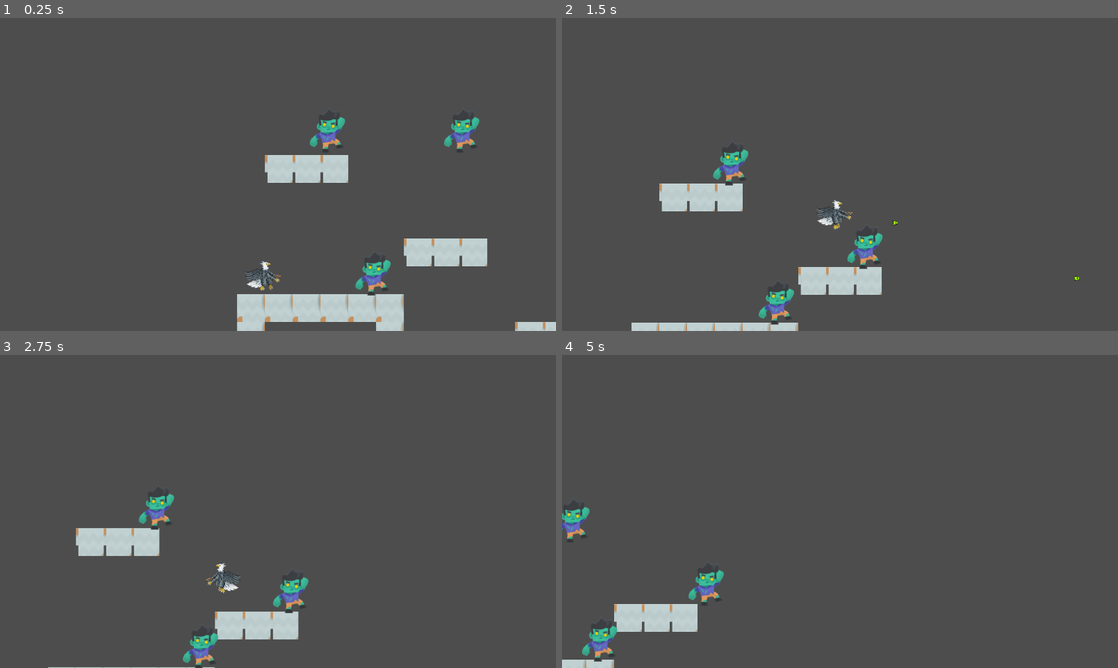
Above: before the commit, frames 1-4 (two rows, left to right).
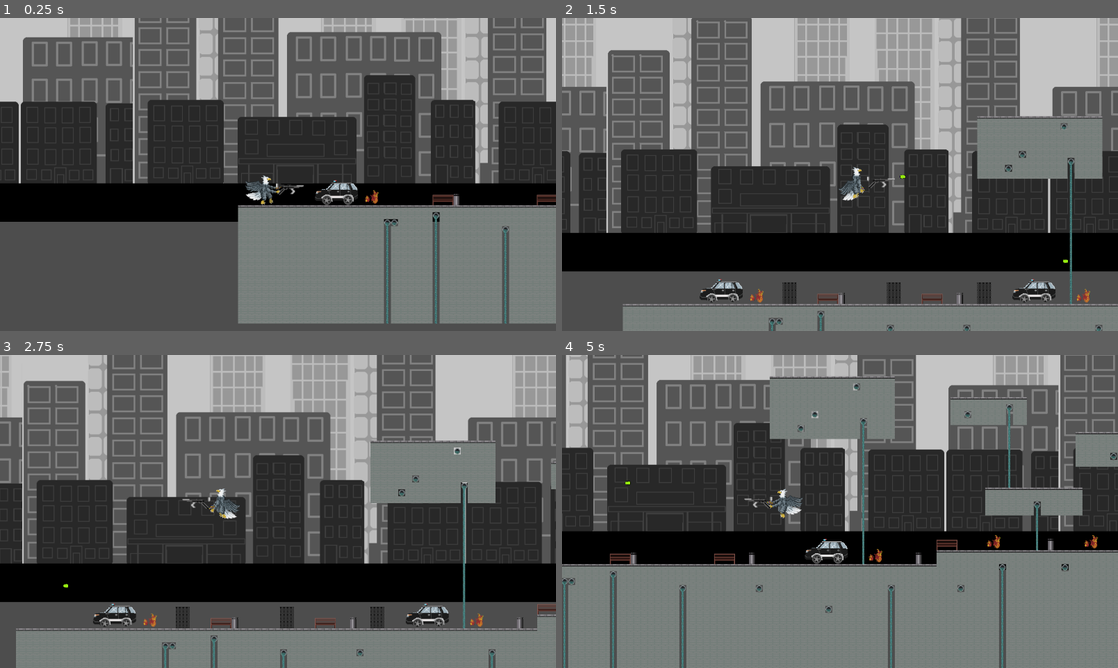
Above: after the commit, the same moments.

Repository: BujarMuharemi/game-jam-10
Game: Godot game, scene res://game_world/levels/level1/level2.tscn
Two runs of this game, one before a commit and one after it. Both use one fixed random seed, a clock stepped at 60 frames per second and the inputs below. Before the commit the project starts from res://game_world/levels/level1/level1.tscn.
Inputs (mouse positions are in pixels of both pictures, inside the frame that each line leads up to):
- Up to frame 1 (0.25 s): no input
- Up to frame 2 (1.5 s): tap Enter at 0.5 s; move the mouse to (962, 158) at 0.52 s; hold D (right) from 0.53 s (still down); tap W (jump) at 0.6, 0.77, 1.07, 1.35 s; click (962, 158) at 0.67 s; move the mouse to (728, 190) at 1.27 s; click (728, 190) at 1.42 s
- Up to frame 3 (2.75 s): tap W (jump) at 1.52, 1.82, 2.1 s; move the mouse to (333, 442) at 2.02 s; release D (right) at 2.03 s; hold Left (left) from 2.03 s (still down); click (333, 442) at 2.17 s
- Up to frame 4 (5 s): move the mouse to (812, 574) at 2.77 s; release Left (left) at 2.78 s; hold D (right) 2.78-4.28 s; tap W (jump) at 2.85, 3.02, 3.32, 3.6, 3.77, 4.07, 4.35, 4.52, 4.82 s; click (812, 574) at 2.92 s; move the mouse to (1006, 558) at 3.52 s; click (1006, 558) at 3.67 s; move the mouse to (673, 464) at 4.27 s; hold Left (left) from 4.28 s (still down); click (673, 464) at 4.42 s

The runs differ from the first frame. In frame 1, 62% of the frame differs, in the area x 0-100%, y 0-100%; in frame 2, 69%; in frame 3, 71%; in frame 4, 81%.

Commit message:
gun can shoot to the left side

Diff:
--- a/game_world/player/player.gd
+++ b/game_world/player/player.gd
@@ -25,7 +25,9 @@
 	# Toggle movement direction animation
 	if direction > 0:
 		player_rig.scale.x = 1  # Rechts
+		$player_rig/Weapon.set_dir(Vector2.RIGHT)
 	elif direction < 0:
+		$player_rig/Weapon.set_dir(Vector2.LEFT)
 		player_rig.scale.x = -1  # Links
 
 	# play animations
--- a/game_world/player/player.tscn
+++ b/game_world/player/player.tscn
@@ -1,10 +1,9 @@
-[gd_scene load_steps=10 format=3 uid="uid://drwvksi351kek"]
+[gd_scene load_steps=9 format=3 uid="uid://drwvksi351kek"]
 
 [ext_resource type="Script" path="res://game_world/player/player.gd" id="1_bbn6v"]
-[ext_resource type="Texture2D" uid="uid://dstqv0eylfvko" path="res://game_world/player/character_femaleAdventurer_cheer0.png" id="2_qt5ua"]
 [ext_resource type="Script" path="res://game_world/levels/level1/camera_2d.gd" id="3_ktpkl"]
 [ext_resource type="PackedScene" uid="uid://lqx5g2ugqwck" path="res://game_world/components/health/health_component.tscn" id="4_pe6qi"]
-[ext_resource type="Script" path="res://game_world/enemy/hit_box_component.gd" id="5_716gs"]
+[ext_resource type="Script" path="res://game_world/components/hit_box/hit_box_component.gd" id="5_716gs"]
 [ext_resource type="PackedScene" uid="uid://dtqs473g4ghc1" path="res://game_world/weapons/weapon.tscn" id="6_cqgbo"]
 [ext_resource type="PackedScene" uid="uid://d1qvkkvrifxkg" path="res://game_world/player_rig/player_rig.tscn" id="7_jodtl"]
 
@@ -16,13 +15,6 @@
 
 [node name="CharacterBody2D" type="CharacterBody2D"]
 script = ExtResource("1_bbn6v")
-
-[node name="Sprite2D" type="Sprite2D" parent="."]
-visible = false
-texture = ExtResource("2_qt5ua")
-
-[node name="Weapon" parent="Sprite2D" instance=ExtResource("6_cqgbo")]
-position = Vector2(57, 2)
 
 [node name="CollisionShape2D" type="CollisionShape2D" parent="."]
 position = Vector2(-7, 24.5)
@@ -38,19 +30,16 @@
 
 [node name="HealthComponent" parent="." instance=ExtResource("4_pe6qi")]
 
-
 [node name="HitBoxComponent" type="Area2D" parent="." node_paths=PackedStringArray("health_component")]
 script = ExtResource("5_716gs")
-
 health_component = NodePath("../HealthComponent")
 
 [node name="CollisionShape2D" type="CollisionShape2D" parent="HitBoxComponent"]
 position = Vector2(-21, 47)
 shape = SubResource("RectangleShape2D_3r0ar")
 
-[node name="Weapon" parent="." instance=ExtResource("6_cqgbo")]
-visible = false
-position = Vector2(53, 5)
-
 [node name="player_rig" parent="." instance=ExtResource("7_jodtl")]
 position = Vector2(1, 0)
+
+[node name="Weapon" parent="player_rig" instance=ExtResource("6_cqgbo")]
+position = Vector2(52, 5)
--- a/game_world/weapons/weapon.gd
+++ b/game_world/weapons/weapon.gd
@@ -14,13 +14,15 @@
 #var knockbage_damage :=100
 #var stun_time := 1.5
 var muzzle:Node2D
+var bullet_dir:Vector2
 
 func _ready() -> void:
+	bullet_dir = Vector2.RIGHT
 	muzzle = $Muzzle
 	$GunCoolDown.wait_time = gunCoolDownTime
 
-func _shoot():
-	pass
+func set_dir(dir:Vector2):
+	bullet_dir=dir
 
 
 func _process(delta):
@@ -33,8 +35,8 @@
 		bullet.global_position = muzzle.global_position
 
 		#TODO rotate bullet etc
-		bullet.rotation_degrees = 90.0
-		bullet.set_direction(Vector2.RIGHT)
+		bullet.rotation_degrees = 90.0 * bullet_dir.x
+		bullet.set_direction(bullet_dir)
 
 		get_tree().root.get_child(0).add_child(bullet)
 		#bullet.position = position + diff*gunDistance
--- a/project.godot
+++ b/project.godot
@@ -11,7 +11,7 @@
 [application]
 
 config/name="game-jam-10"
-run/main_scene="res://game_world/levels/level1/level1.tscn"
+run/main_scene="res://game_world/levels/level1/level2.tscn"
 config/features=PackedStringArray("4.3", "GL Compatibility")
 config/icon="res://icon.svg"
 
@@ -27,33 +27,6 @@
 [editor_plugins]
 
 enabled=PackedStringArray("res://addons/sound_manager/plugin.cfg")
-
-[input]
-
-jump={
-"deadzone": 0.5,
-"events": [Object(InputEventKey,"resource_local_to_scene":false,"resource_name":"","device":-1,"window_id":0,"alt_pressed":false,"shift_pressed":false,"ctrl_pressed":false,"meta_pressed":false,"pressed":false,"keycode":0,"physical_keycode":87,"key_label":0,"unicode":119,"location":0,"echo":false,"script":null)
-, Object(InputEventKey,"resource_local_to_scene":false,"resource_name":"","device":-1,"window_id":0,"alt_pressed":false,"shift_pressed":false,"ctrl_pressed":false,"meta_pressed":false,"pressed":false,"keycode":0,"physical_keycode":32,"key_label":0,"unicode":32,"location":0,"echo":false,"script":null)
-, Object(InputEventKey,"resource_local_to_scene":false,"resource_name":"","device":-1,"window_id":0,"alt_pressed":false,"shift_pressed":false,"ctrl_pressed":false,"meta_pressed":false,"pressed":false,"keycode":0,"physical_keycode":4194320,"key_label":0,"unicode":0,"location":0,"echo":false,"script":null)
-]
-}
-left={
-"deadzone": 0.5,
-"events": [Object(InputEventKey,"resource_local_to_scene":false,"resource_name":"","device":-1,"window_id":0,"alt_pressed":false,"shift_pressed":false,"ctrl_pressed":false,"meta_pressed":false,"pressed":false,"keycode":0,"physical_keycode":4194319,"key_label":0,"unicode":0,"location":0,"echo":false,"script":null)
-, Object(InputEventKey,"resource_local_to_scene":false,"resource_name":"","device":-1,"window_id":0,"alt_pressed":false,"shift_pressed":false,"ctrl_pressed":false,"meta_pressed":false,"pressed":false,"keycode":0,"physical_keycode":65,"key_label":0,"unicode":97,"location":0,"echo":false,"script":null)
-]
-}
-right={
-"deadzone": 0.5,
-"events": [Object(InputEventKey,"resource_local_to_scene":false,"resource_name":"","device":-1,"window_id":0,"alt_pressed":false,"shift_pressed":false,"ctrl_pressed":false,"meta_pressed":false,"pressed":false,"keycode":0,"physical_keycode":68,"key_label":0,"unicode":100,"location":0,"echo":false,"script":null)
-, Object(InputEventKey,"resource_local_to_scene":false,"resource_name":"","device":-1,"window_id":0,"alt_pressed":false,"shift_pressed":false,"ctrl_pressed":false,"meta_pressed":false,"pressed":false,"keycode":0,"physical_keycode":4194321,"key_label":0,"unicode":0,"location":0,"echo":false,"script":null)
-]
-}
-shoot={
-"deadzone": 0.5,
-"events": [Object(InputEventMouseButton,"resource_local_to_scene":false,"resource_name":"","device":-1,"window_id":0,"alt_pressed":false,"shift_pressed":false,"ctrl_pressed":false,"meta_pressed":false,"button_mask":0,"position":Vector2(0, 0),"global_position":Vector2(0, 0),"factor":1.0,"button_index":1,"canceled":false,"pressed":false,"double_click":false,"script":null)
-]
-}
 
 [global_group]
 
@@ -93,6 +66,30 @@
 , Object(InputEventKey,"resource_local_to_scene":false,"resource_name":"","device":-1,"window_id":0,"alt_pressed":false …(183 unchanged characters)…
 ]
 }
+jump={
+"deadzone": 0.5,
+"events": [Object(InputEventKey,"resource_local_to_scene":false,"resource_name":"","device":-1,"window_id":0,"alt_pressed":false,"shift_pressed":false,"ctrl_pressed":false,"meta_pressed":false,"pressed":false,"keycode":0,"physical_keycode":87,"key_label":0,"unicode":119,"location":0,"echo":false,"script":null)
+, Object(InputEventKey,"resource_local_to_scene":false,"resource_name":"","device":-1,"window_id":0,"alt_pressed":false,"shift_pressed":false,"ctrl_pressed":false,"meta_pressed":false,"pressed":false,"keycode":0,"physical_keycode":32,"key_label":0,"unicode":32,"location":0,"echo":false,"script":null)
+, Object(InputEventKey,"resource_local_to_scene":false,"resource_name":"","device":-1,"window_id":0,"alt_pressed":false,"shift_pressed":false,"ctrl_pressed":false,"meta_pressed":false,"pressed":false,"keycode":0,"physical_keycode":4194320,"key_label":0,"unicode":0,"location":0,"echo":false,"script":null)
+]
+}
+left={
+"deadzone": 0.5,
+"events": [Object(InputEventKey,"resource_local_to_scene":false,"resource_name":"","device":-1,"window_id":0,"alt_pressed":false,"shift_pressed":false,"ctrl_pressed":false,"meta_pressed":false,"pressed":false,"keycode":0,"physical_keycode":4194319,"key_label":0,"unicode":0,"location":0,"echo":false,"script":null)
+, Object(InputEventKey,"resource_local_to_scene":false,"resource_name":"","device":-1,"window_id":0,"alt_pressed":false,"shift_pressed":false,"ctrl_pressed":false,"meta_pressed":false,"pressed":false,"keycode":0,"physical_keycode":65,"key_label":0,"unicode":97,"location":0,"echo":false,"script":null)
+]
+}
+right={
+"deadzone": 0.5,
+"events": [Object(InputEventKey,"resource_local_to_scene":false,"resource_name":"","device":-1,"window_id":0,"alt_pressed":false,"shift_pressed":false,"ctrl_pressed":false,"meta_pressed":false,"pressed":false,"keycode":0,"physical_keycode":68,"key_label":0,"unicode":100,"location":0,"echo":false,"script":null)
+, Object(InputEventKey,"resource_local_to_scene":false,"resource_name":"","device":-1,"window_id":0,"alt_pressed":false,"shift_pressed":false,"ctrl_pressed":false,"meta_pressed":false,"pressed":false,"keycode":0,"physical_keycode":4194321,"key_label":0,"unicode":0,"location":0,"echo":false,"script":null)
+]
+}
+shoot={
+"deadzone": 0.5,
+"events": [Object(InputEventMouseButton,"resource_local_to_scene":false,"resource_name":"","device":-1,"window_id":0,"alt_pressed":false,"shift_pressed":false,"ctrl_pressed":false,"meta_pressed":false,"button_mask":0,"position":Vector2(0, 0),"global_position":Vector2(0, 0),"factor":1.0,"button_index":1,"canceled":false,"pressed":false,"double_click":false,"script":null)
+]
+}
 w={
 "deadzone": 0.5,
 "events": [Object(InputEventKey,"resource_local_to_scene":false,"resource_name":"","device":0,"window_id":0,"alt_presse …(194 unchanged characters)…
Not shown: 1 places in game_world/levels/level1/level2.tscn that only renumber resources
